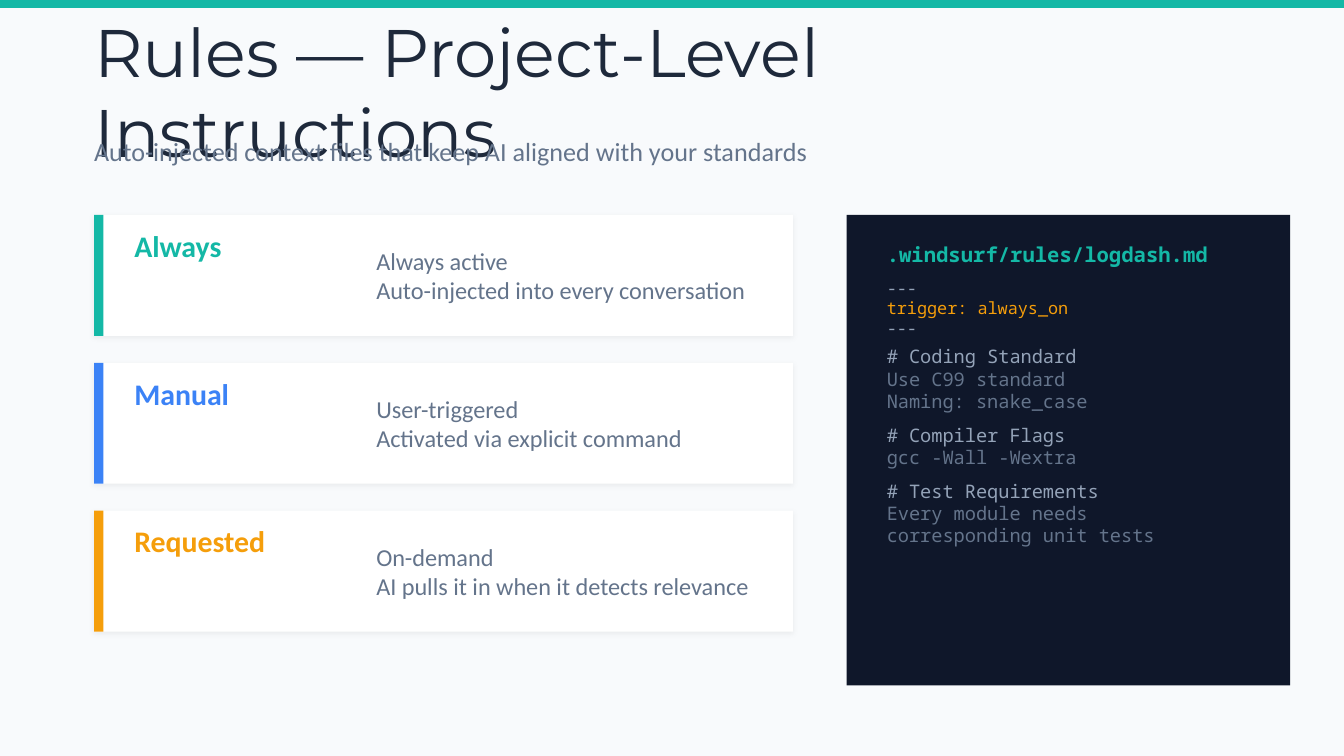
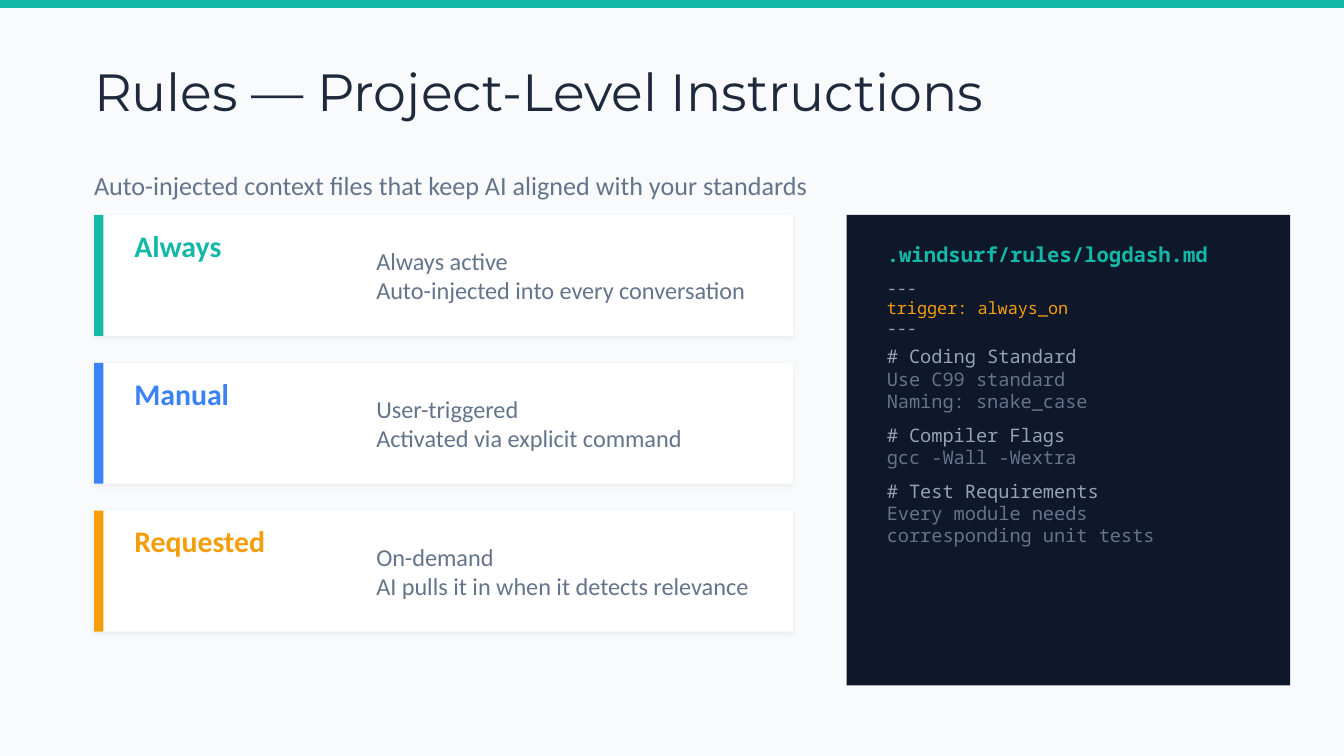
Before and after one commit to chenkunyuan/ai-tools-intro-sharing, a slide deck: slide 5 of AI_Getting_Started_with_AI_Tools.pptx. Drawn at 1344x756 pixels with LibreOffice and Linux fonts; fonts in the diff are those of the drawing. Boxes give left, top, right and bottom in pixels: in the first picture for what was removed or moved away, otherwise in the second. Text is boxed around its words. In the diff, an @@ line names an element or a change of style, - is before the commit and + after.

```diff
--- a/AI_Getting_Started_with_AI_Tools.pptx
+++ b/AI_Getting_Started_with_AI_Tools.pptx
@@ text "Rules — Project-Level Instructions" at (94,72,983,122): size 36 to 28 pt @@
@@ text "Auto-injected context files that keep ...": place and size @@
-text "Auto-injected context files that keep ..." at (94,140,807,166)
+text "Auto-injected context files that keep ..." at (94,177,807,200)
```
Also in this commit, not shown: 6 other slides changed, 4 other files.
